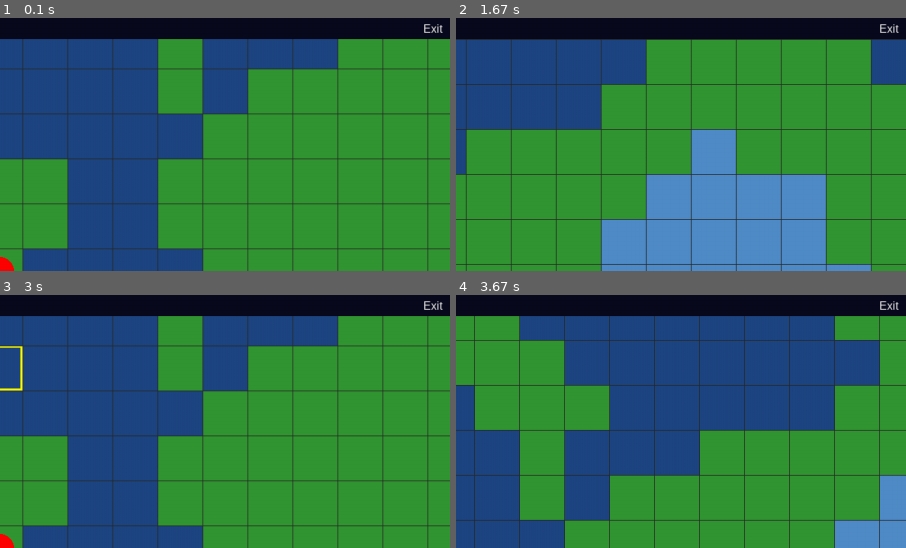
Above: before the commit, frames 1-4 (two rows, left to right).
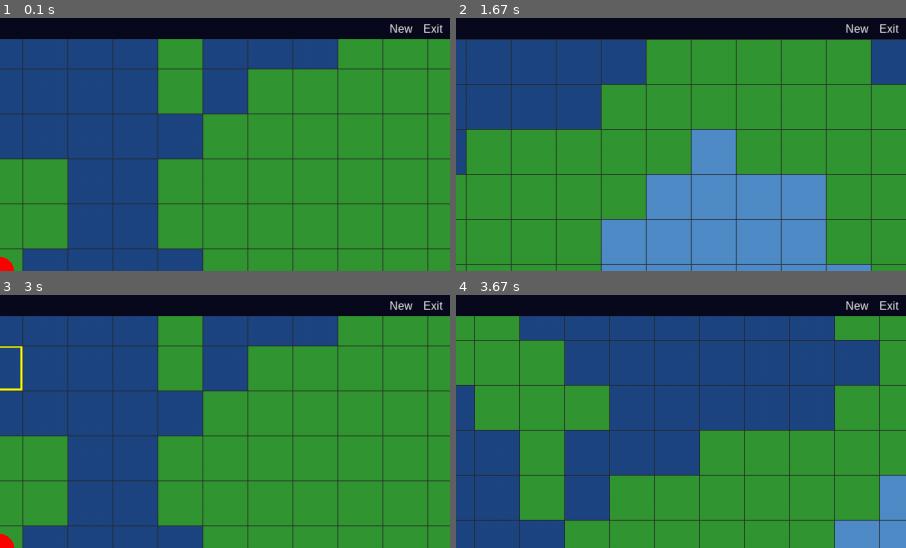
Above: after the commit, the same moments.

Repository: TonyKennah/worldom
Game: pygame game, started from main.py
Same seed, same stepped clock (60 frames per second), same inputs: the game is played once before the commit and once after it.
Inputs (mouse positions are % of the whole screen's width and height, from its top left):
- Up to frame 1 (0.1 s): no input
- Up to frame 2 (1.67 s): hold D 0.33-0.8 s; move the mouse to (46, 54) at 0.37 s; hold W 0.83-1.13 s; move the mouse to (50, 57) at 0.87 s; hold D 1.17-1.63 s; move the mouse to (60, 72) at 1.2 s
- Up to frame 3 (3 s): hold A 1.67-2.2 s; move the mouse to (19, 73) at 1.7 s; hold S 2.23-2.53 s; move the mouse to (62, 59) at 2.27 s; hold A 2.57-2.97 s; move the mouse to (52, 16) at 2.6 s
- Up to frame 4 (3.67 s): hold W 3-3.37 s; move the mouse to (14, 47) at 3.03 s; hold D from 3.4 s (still down); move the mouse to (50, 62) at 3.43 s
The pictures show only the part of the screen within x 50-100%, y 0-50%; the shares and areas given below are measured in that part.

The runs differ from the first frame. In frame 1, 0.1% of the frame differs, in the area x 86-92%, y 2-6%; in frame 2, 0.1%; in frame 3, 0.1%; in frame 4, 0.1%.

Commit message:
new map functionality exposed

Diff:
--- a/src/game.py
+++ b/src/game.py
@@ -57,16 +57,19 @@
     def __init__(self) -> None:
         self.font = pygame.font.SysFont("Arial", settings.DEBUG_PANEL_FONT_SIZE)
         self.exit_link_rect: Optional[pygame.Rect] = None
-
-    def handle_event(self, event: pygame.event.Event) -> bool:
+        self.new_link_rect: Optional[pygame.Rect] = None
+
+    def handle_event(self, event: pygame.event.Event) -> Optional[str]:
         """
         Handles events for the debug panel.
-        Returns True if the game should exit, False otherwise.
+        Returns an action string ('exit', 'new_map') or None.
         """
         if event.type == pygame.MOUSEBUTTONDOWN and event.button == 1:
             if self.exit_link_rect and self.exit_link_rect.collidepoint(event.pos):
-                return True  # Signal to exit
-        return False
+                return "exit"  # Signal to exit
+            if self.new_link_rect and self.new_link_rect.collidepoint(event.pos):
+                return "new_map" # Signal to create a new map
+        return None
 
     def _draw_main_info(self, game: Game) -> None:
         """Draws the main informational text (FPS, zoom, etc.)."""
@@ -95,13 +98,25 @@
         exit_text_y = (settings.DEBUG_PANEL_HEIGHT - exit_text_surface.get_height()) // 2
         self.exit_link_rect = game.screen.blit(exit_text_surface, (exit_text_x, exit_text_y))
 
+    def _draw_new_link(self, game: Game) -> None:
+        """Draws the clickable 'New' link."""
+        new_text_surface = self.font.render("New", True, settings.DEBUG_PANEL_FONT_COLOR)
+        # Position it to the left of the exit link, which must be drawn first.
+        exit_width = self.exit_link_rect.width if self.exit_link_rect else 0
+        spacing = 15
+        new_text_x = settings.SCREEN_WIDTH - exit_width - 10 - new_text_surface.get_width() - spacing
+        new_text_y = (settings.DEBUG_PANEL_HEIGHT - new_text_surface.get_height()) // 2
+        self.new_link_rect = game.screen.blit(new_text_surface, (new_text_x, new_text_y))
+
     def draw(self, game: Game) -> None:
         """Renders the complete debug panel by calling its helper methods."""
         panel_rect = pygame.Rect(0, 0, settings.SCREEN_WIDTH, settings.DEBUG_PANEL_HEIGHT)
         pygame.draw.rect(game.screen, settings.DEBUG_PANEL_BG_COLOR, panel_rect)
 
         self._draw_main_info(game)
+        # Draw exit first to get its rect for positioning 'New'
         self._draw_exit_link(game)
+        self._draw_new_link(game)
 
 # --- Game Class ---
 class Game:
@@ -196,6 +211,23 @@
         new_unit = Unit(spawn_point)
         self.world_state.units.append(new_unit)
         return new_unit
+
+    def _regenerate_map(self) -> None:
+        """Regenerates the map and resets the world state."""
+        # 1. Show splash screen
+        self._draw_splash_screen()
+
+        # 2. Create new map and world state
+        self.map = Map(settings.MAP_WIDTH_TILES, settings.MAP_HEIGHT_TILES)
+        self.world_state = WorldState()
+
+        # 3. Spawn new unit and center camera
+        initial_unit = self._spawn_initial_units()
+        if initial_unit:
+            self.camera.position = initial_unit.world_pos.copy()
+
+        # 4. Clear event queue to discard clicks during generation
+        pygame.event.clear()
 
     def handle_events(self, events: List[pygame.event.Event]) -> None:
         """Processes all user input and events."""
@@ -217,9 +249,13 @@
                 )
 
             # Let the debug panel handle its events first
-            if self.debug_panel.handle_event(event):
+            action = self.debug_panel.handle_event(event)
+            if action == "exit":
                 self.running = False
                 continue # Event was handled, stop processing it
+            if action == "new_map":
+                self._regenerate_map()
+                continue
 
             self._handle_mouse_events(event)
 
